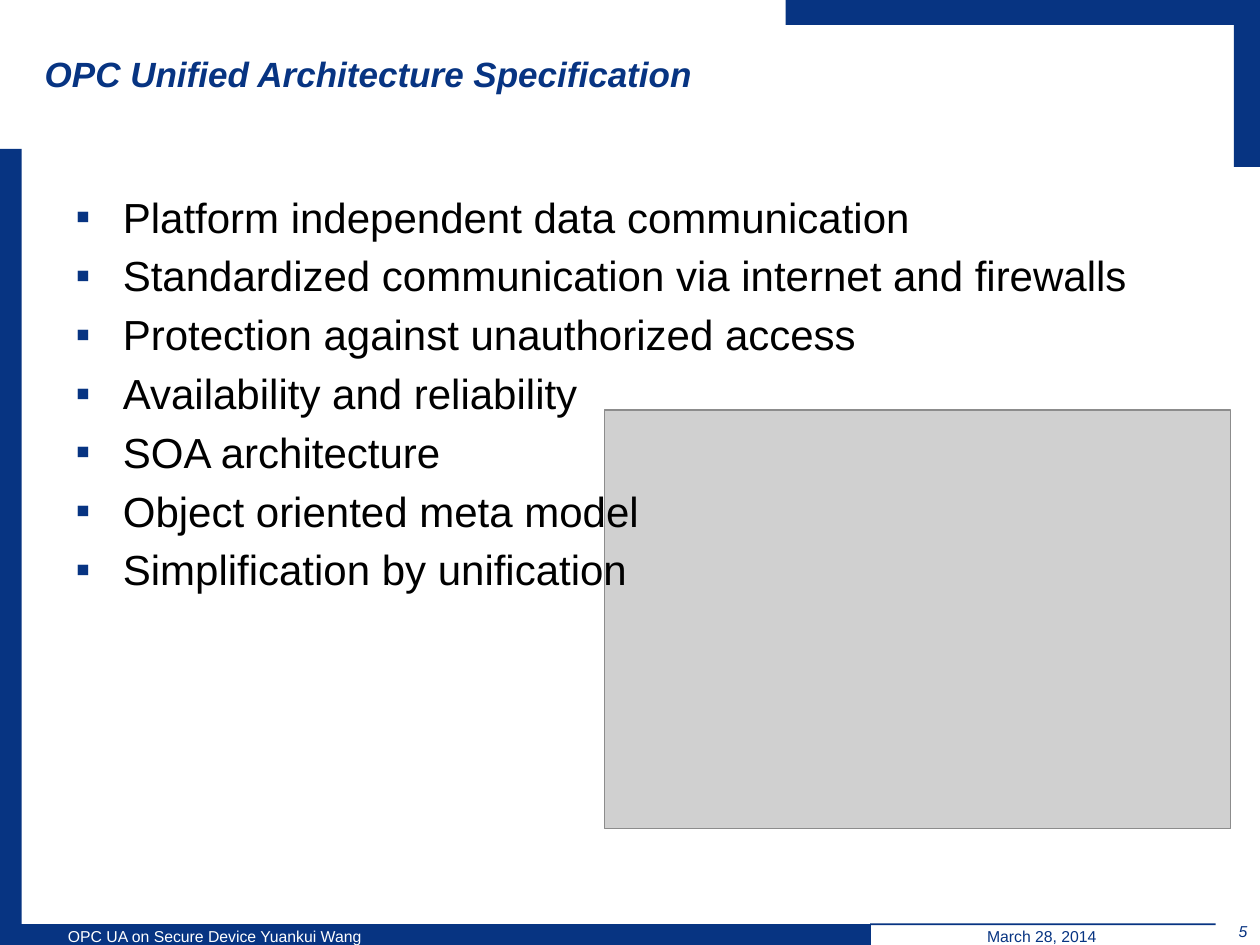
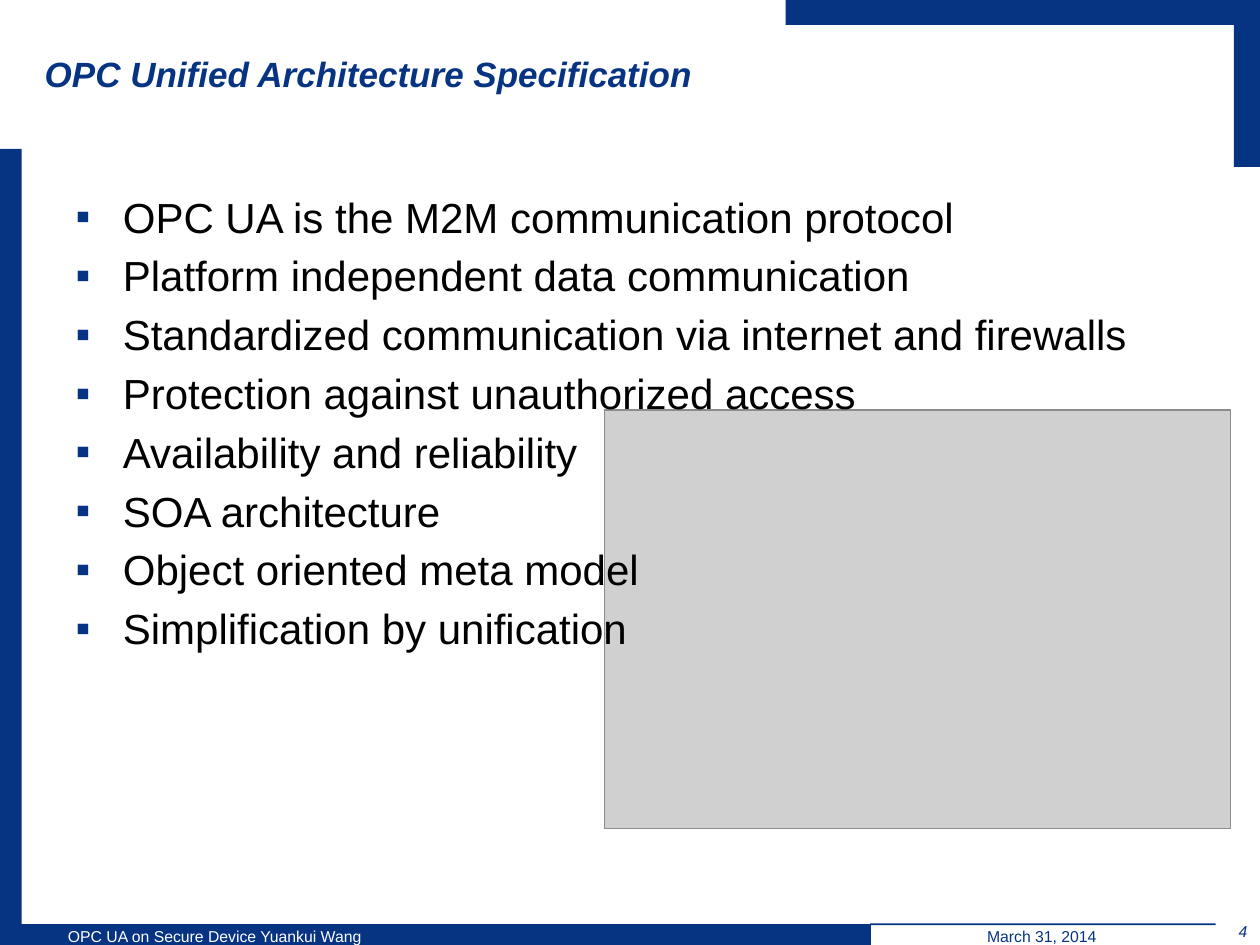
Before and after one commit to wsuetholz/opc-ua-wangyk-upb-morpho, a slide deck: slide 4 of ppt/Einleitung.pptx (slide 5 before the commit). Drawn at 1260x945 pixels with LibreOffice and Linux fonts; fonts in the diff are those of the drawing; grey boxes stand for pictures; background and template pictures are left out. Boxes give left, top, right and bottom in pixels: in the first picture for what was removed or moved away, otherwise in the second. Text is boxed around its words. In the diff, an @@ line names an element or a change of style, - is before the commit and + after.

```diff
--- a/ppt/Einleitung.pptx
+++ b/ppt/Einleitung.pptx
@@ text at [123,202,953,241]: paragraph added @@
+▪ OPC UA is the M2M communication protocol
@@ page number at [1239,926,1248,937]: text changed @@
-5
+4
@@ text at [987,930,1096,944]: text changed @@
-March 28, 2014
+March 31, 2014
```
Also in this commit, not shown: 14 other slides changed, 3 slides added, 1 slide removed.
